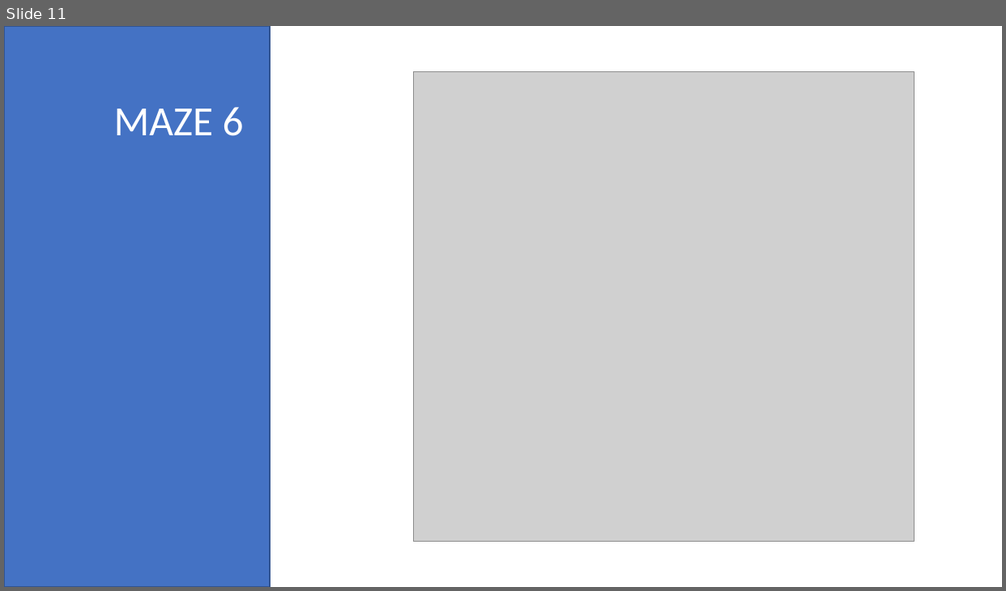
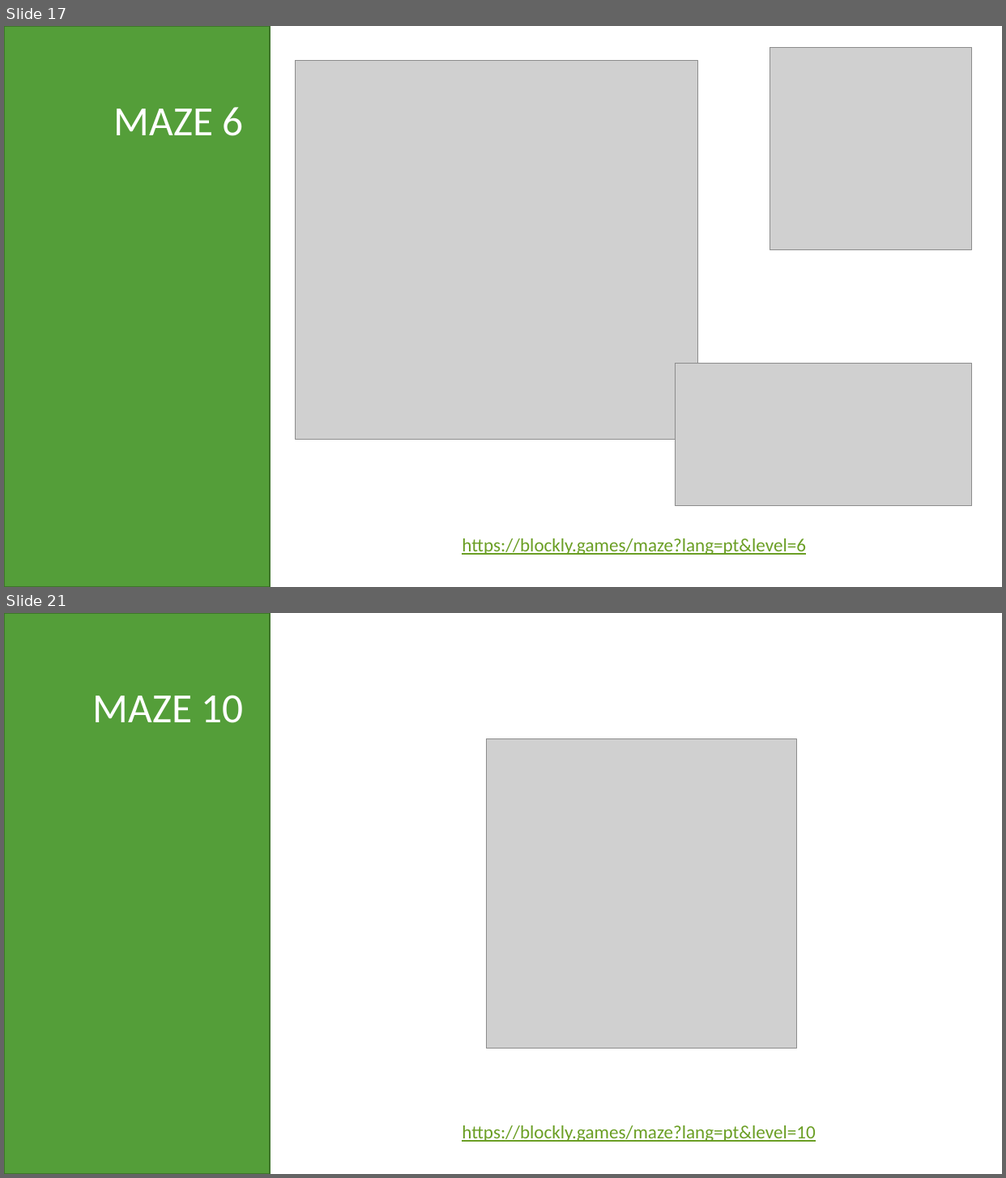
Before and after one commit to EPSM-INF-2022-2025/LP, a slide deck: Algoritmos.pptx. Shown one above the other, each under a label of ours: slide 11 before the commit, slides 17 and 21 after it; the slides between them are not shown. The pictures are 1006x591 and 1006x1178 pixels, drawn with LibreOffice and Linux fonts; fonts in the diff are those of the drawing; grey boxes stand for pictures. Boxes give left, top, right and bottom in pixels: in the first picture for what was removed or moved away, otherwise in the second. Text is boxed around its words. In the diff, an @@ line names an element or a change of style, - is before the commit and + after.

```diff
--- a/Algoritmos.pptx
+++ b/Algoritmos.pptx
@@ slide 21 added at (x1=4, y1=613, x2=1002, y2=1174), background #FFFFFF @@
@@ rectangle added at (x1=4, y1=613, x2=270, y2=1174), fill #549E39, outline #3E752A 1 pt @@
@@ text added at (x1=93, y1=695, x2=244, y2=723), 40 pt, text #FFFFFF @@
+MAZE 10
@@ picture added at (x1=486, y1=739, x2=797, y2=1049) @@
@@ text added at (x1=462, y1=1126, x2=815, y2=1142), 18 pt, text #6B9F25, underline @@
+https://blockly.games/maze?lang=pt&level=10
@@ what was slide 11 is now slide 17 @@
@@ slide 17 changed as well @@
@@ rectangle at (x1=4, y1=26, x2=270, y2=587): fill #4472C4 to #549E39; outline #325491 1 pt to #3E752A 1 pt @@
@@ picture added at (x1=770, y1=47, x2=973, y2=249) @@
@@ picture resized from (x1=414, y1=71, x2=914, y2=542) to (x1=296, y1=61, x2=698, y2=439) @@
@@ picture added at (x1=675, y1=364, x2=972, y2=506) @@
@@ text added at (x1=462, y1=539, x2=806, y2=555), 18 pt, text #6B9F25, underline @@
+https://blockly.games/maze?lang=pt&level=6
```
Also in this commit, not shown: 5 other slides changed, 23 other slides added, 5 slides removed, 1 other file.
